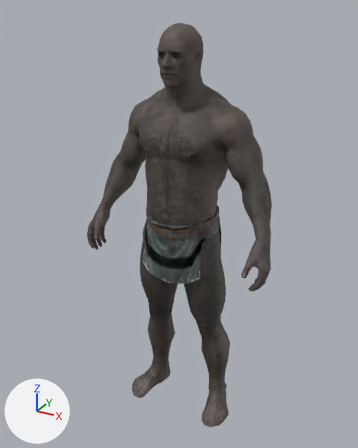
The glTF model public/races/imperial.glb as it was, and as the next commit left it.
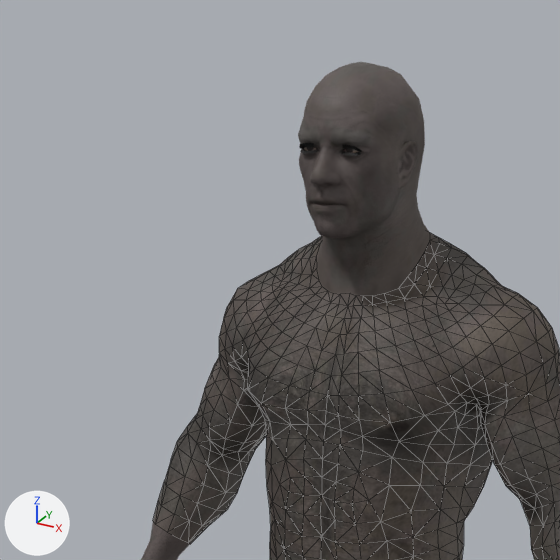
Each version is shown whole from a 50 mm camera at (6.99, -12.86, 13.6) aimed at (-0.22, 0.26, 7.04), then close up on the part from 13% to 71% of the width and 0% to 46% of the height. Arrows for +X, +Y and +Z are at lower left; the lights stay in place. The last two pictures show the newer version. The close-ups show mesh edges as thin lines. Where no turn or scale is listed for an object, it has been applied to the vertices.

In view in the first close-up: 'HandMaleBig3rd', 'MaleHeadIMF', 'MaleUnderwearBody:0' and 1 more.
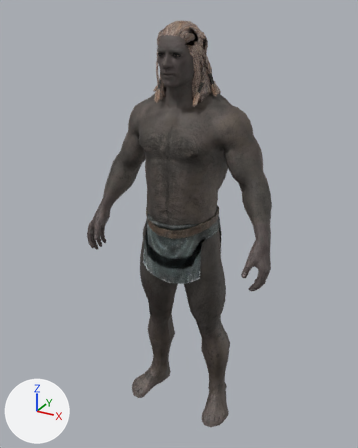
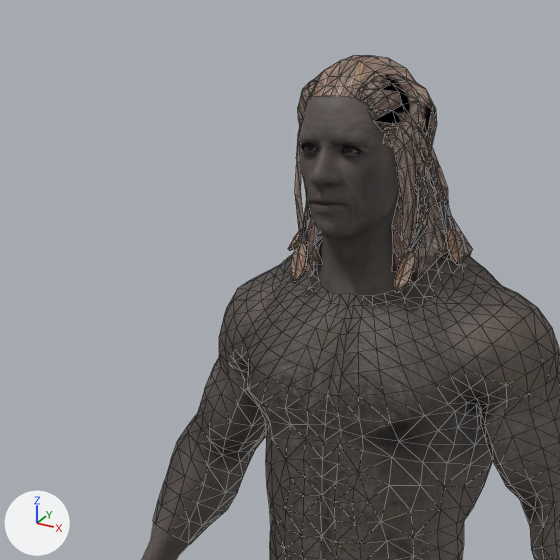
Where the change shows, as pixel boxes (x1, y1, x2, y2) in the close-ups (560 x 560 px):
'Hair04', added
    after: (288, 55, 472, 293)

The change in detail:
Picture 'hairlong' (img_hairlong) is new.
Material 'Hair04.Mat' (mat_hair04_mat) is new.
Uses the picture img_hairlong.
Mesh me_hair04 is new.
It has 655 vertices, 1015 faces and spans x -1.05..1.05, y -0.69..1.13, z 11.02..13.24.
It uses material mat_hair04_mat.
Object 'Hair04' (ob_hair04) is new; it shows me_hair04.
Its location is (0.0, 0.0, 0.0).
